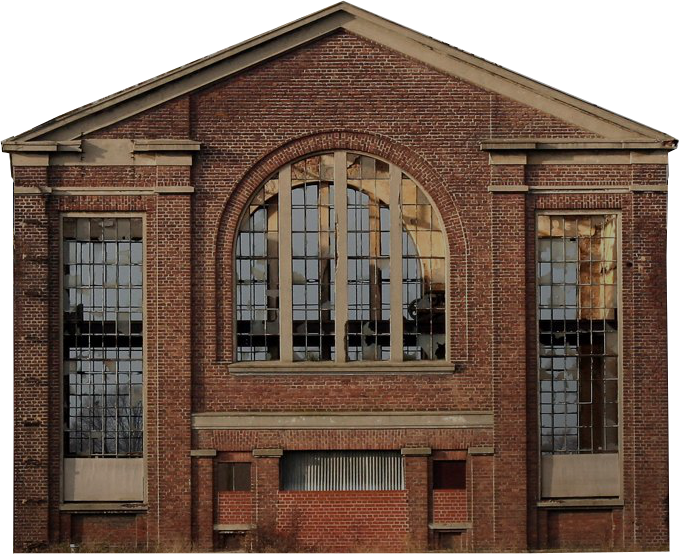
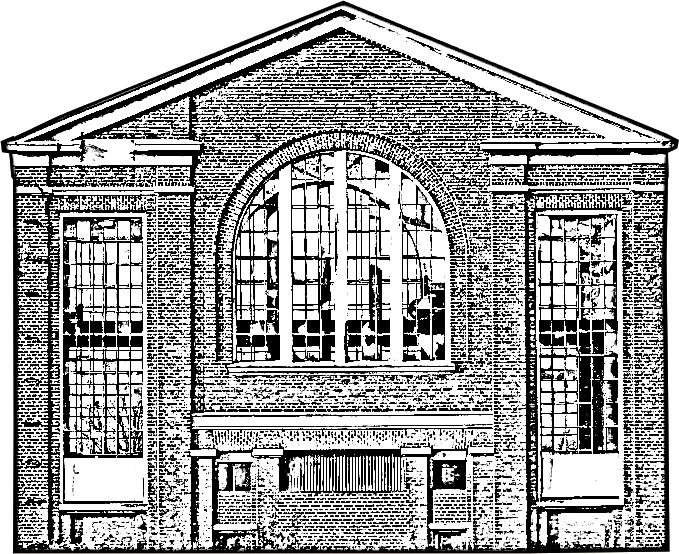
Two versions of the same layered image (679x554). Layer-by-layer changes:
added layer "Drawing" above "Eingefügte Ebene" over [0, 0, 679, 554]
